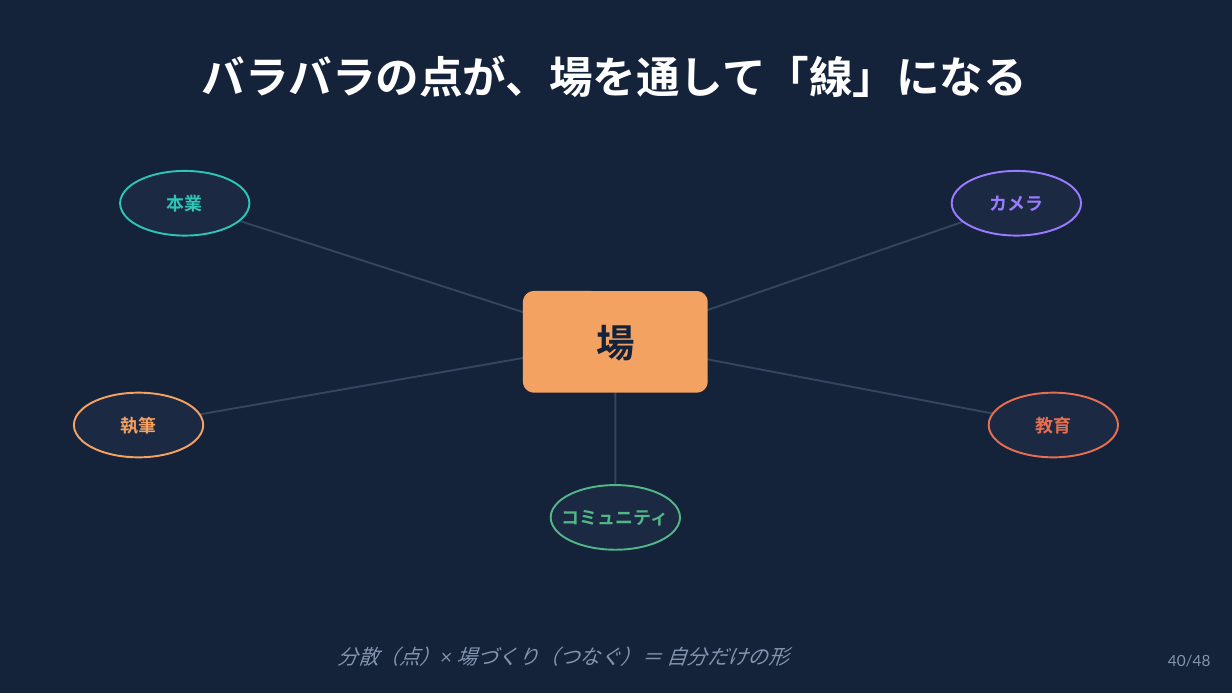
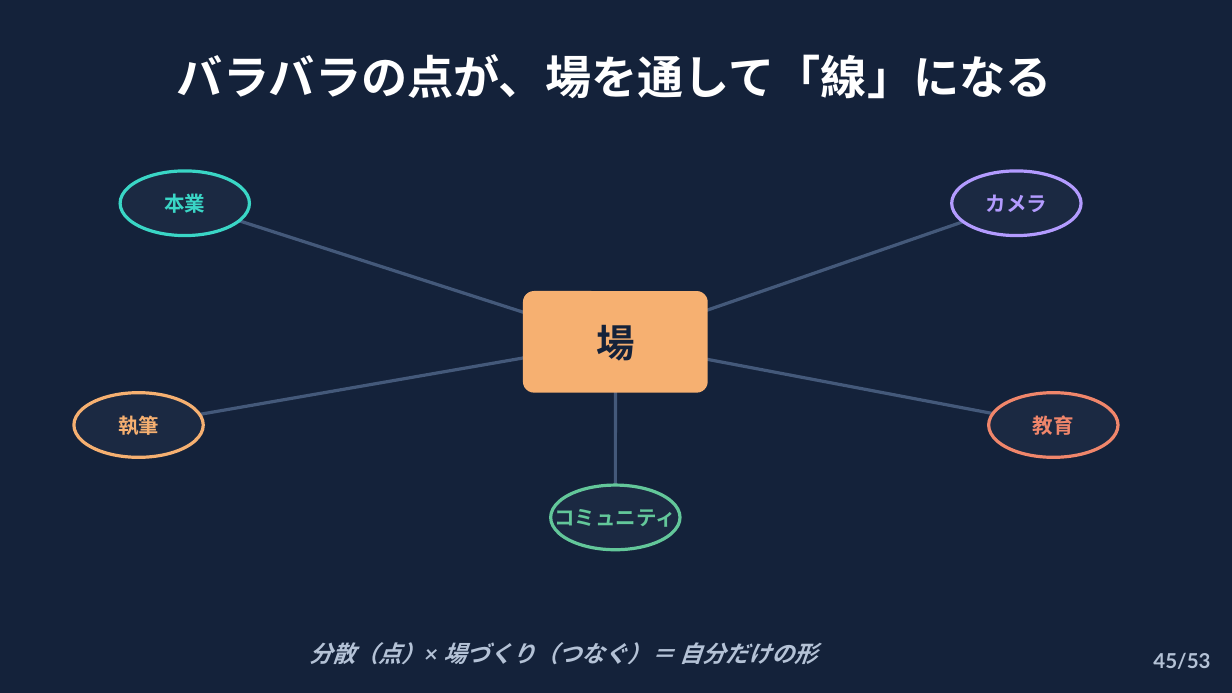
Before and after one commit to syukugennmathto/claude-daily-routines, a slide deck: slide 45 of build/career_talk_setagaya.pptx (slide 40 before the commit). Drawn at 1232x693 pixels with LibreOffice and Linux fonts; fonts in the diff are those of the drawing. Boxes give left, top, right and bottom in pixels: in the first picture for what was removed or moved away, otherwise in the second. Text is boxed around its words. In the diff, an @@ line names an element or a change of style, - is before the commit and + after.

```diff
--- a/build/career_talk_setagaya.pptx
+++ b/build/career_talk_setagaya.pptx
@@ text "バラバラの点が、場を通して「線」になる" at (x1=177, y1=54, x2=1052, y2=99): size 34 to 36 pt @@
@@ text "本業" at (x1=164, y1=193, x2=205, y2=213): size 14 to 16 pt, text colour #2EC4B6 to #3AD6C6 @@
@@ ellipse at (x1=120, y1=171, x2=250, y2=236): outline #2EC4B6 1.5 pt to #3AD6C6 2.5 pt @@
@@ text "カメラ" at (x1=986, y1=194, x2=1047, y2=212): size 14 to 16 pt, text colour #9B7BFF to #B39BFF @@
@@ ellipse at (x1=952, y1=171, x2=1081, y2=236): outline #9B7BFF 1.5 pt to #B39BFF 2.5 pt @@
@@ line (185, 203) - (616, 342): stroke #33455F 1.5 pt to #44597A 2.5 pt @@
@@ line (616, 342) - (1017, 203): stroke #33455F 1.5 pt to #44597A 2.5 pt @@
@@ rounded rectangle at (x1=523, y1=291, x2=708, y2=393): fill #F4A261 to #F6B071 @@
@@ line (139, 425) - (616, 342): stroke #33455F 1.5 pt to #44597A 2.5 pt @@
@@ line (616, 342) - (1054, 425): stroke #33455F 1.5 pt to #44597A 2.5 pt @@
@@ line (616, 518) - (616, 342): stroke #33455F 1.5 pt to #44597A 2.5 pt @@
@@ text "執筆" at (x1=118, y1=415, x2=159, y2=435): size 14 to 16 pt, text colour #F4A261 to #F6B071 @@
@@ ellipse at (x1=74, y1=393, x2=203, y2=457): outline #F4A261 1.5 pt to #F6B071 2.5 pt @@
@@ text "教育" at (x1=1033, y1=415, x2=1074, y2=435): size 14 to 16 pt, text colour #E76F51 to #F0866B @@
@@ ellipse at (x1=989, y1=393, x2=1118, y2=457): outline #E76F51 1.5 pt to #F0866B 2.5 pt @@
@@ text "コミュニティ" at (x1=555, y1=505, x2=677, y2=531): size 14 to 16 pt, text colour #52B788 to #63C79A @@
@@ ellipse at (x1=551, y1=485, x2=680, y2=550): outline #52B788 1.5 pt to #63C79A 2.5 pt @@
@@ text "分散（点）× 場づくり（つなぐ）＝ 自分だけの形" at (x1=309, y1=642, x2=818, y2=664): size 16 to 18 pt, text colour #8294AE to #B4C2D6, bold on @@
@@ text at (x1=1153, y1=653, x2=1210, y2=669): text changed; size 12 to 16 pt; text colour #8294AE to #B4C2D6; bold on @@
-40/48
+45/53
```
Also in this commit, not shown: 47 other slides changed, 5 slides added, 3 other files.
